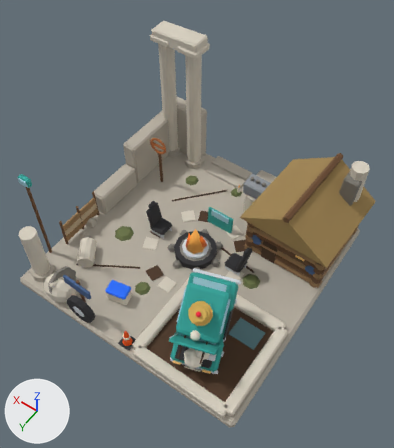
The FBX model client/CultOfComfort.Unity/Assets/Resources/Art/Models/hearth_l2.fbx, before and after one commit.
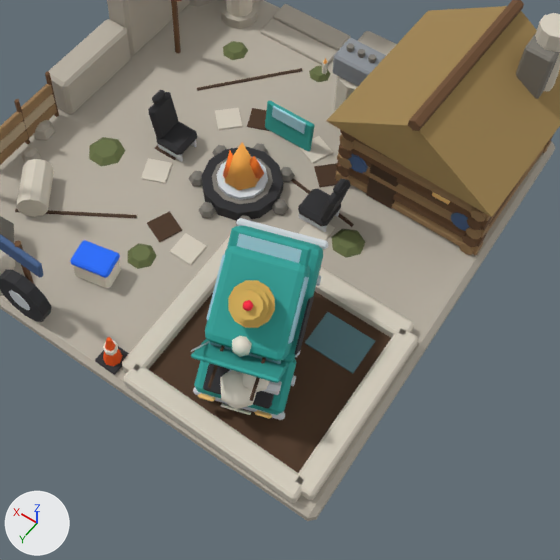
There are two pictures of each version: one whole from a 50 mm lens placed at (-2.76, 3.83, 6.87), pointed at (-0.14, 0.16, 1.11), one close up on the part from 17% to 92% of the width and 34% to 100% of the height. Arrows for +X, +Y and +Z are at lower left; the lights stay in place. The older version's two pictures come first. Where no turn or scale is listed for an object, it has been applied to the vertices. Vertices at exactly the same position are counted once.

The scene before the commit, as lines of its bpy script (objects in view):
```python
me_bonnetup = bpy.data.meshes.new('BonnetUp')
me_bonnetup.from_pydata(...)  # 24 vertices, 26 faces; spans x -0.351..0.272, y -0.088..0.331, z -0.002..0.267
me_bonnetup.materials.append(mat_palette)  # picture img_palette_png
me_bootopen = bpy.data.meshes.new('BootOpen')
me_bootopen.from_pydata(...)  # 44 vertices, 46 faces; spans x -0.312..0.251, y -0.089..0.277, z -0.304..-0.007
me_bootopen.materials.append(mat_palette)  # picture img_palette_png
me_ruin = bpy.data.meshes.new('Ruin')
me_ruin.from_pydata(...)  # 2779 vertices, 2546 faces; spans x -1.89..1.9, y -1.87..1.87, z 0.0..2.56
me_ruin.materials.append(mat_palette)  # picture img_palette_png
ob_bonnetup = bpy.data.objects.new('BonnetUp', me_bonnetup)
ob_bonnetup.location = (-0.991, 1.332, 0.64)
ob_bootopen = bpy.data.objects.new('BootOpen', me_bootopen)
ob_bootopen.location = (-0.832, 0.84, 1.252)
ob_ruin = bpy.data.objects.new('Ruin', me_ruin)
ob_ruin.location = (0.0, 0.0, 0.0)
# also in view: 'Steam' at (-1.08, 1.48, 0.62); 'TimeMachine' at (-0.89, 1.08, 0.72); 'Fire' at (0.0, -0.01, 0.51)
```
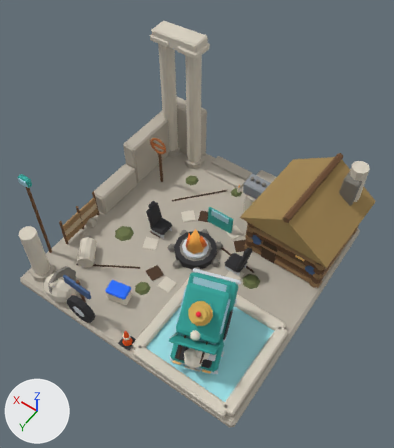
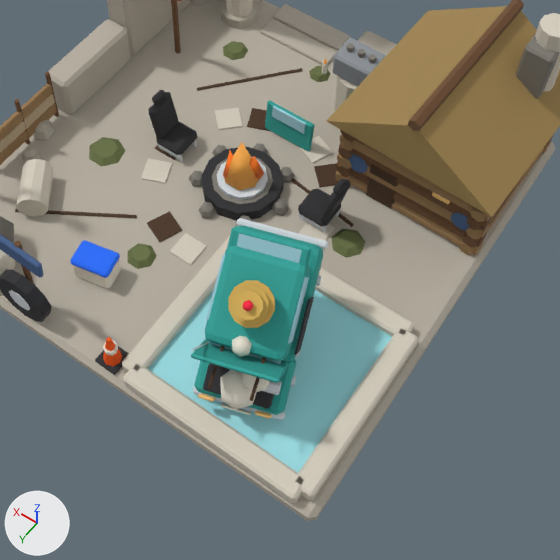
Patch to the scene script:
```diff
--- a/client/CultOfComfort.Unity/Assets/Resources/Art/Models/hearth_l2.fbx.py
+++ b/client/CultOfComfort.Unity/Assets/Resources/Art/Models/hearth_l2.fbx.py
@@ me_ruin @@
 # used by ob_ruin; location = (0.0, 0.0, 0.0)
-me_ruin.from_pydata(...)  # 2779 vertices, 2546 faces; spans x -1.89..1.9, y -1.87..1.87, z 0.0..2.56
+me_ruin.from_pydata(...)  # 2763 vertices, 2534 faces; spans x -1.89..1.9, y -1.87..1.87, z 0.0..2.56
+# me_ruin part 1: the loose piece of 8 vertices spanning x -1.55..-1.15, y 0.55..0.85, z 0.17..0.18 is deleted
+# me_ruin part 2: the loose piece of 8 vertices spanning x -1.64..-0.38, y 0.46..1.67, z 0.13..0.17 is deleted
 me_ruin.materials.append(mat_palette)
@@ me_poolwater @@
+me_poolwater.from_pydata(...)  # a box spanning x -1.64..-0.38, y 0.46..1.67, z 0.15..0.19
+me_poolwater.materials.append(mat_palette)  # picture img_palette_png
@@ ob_poolwater @@
+ob_poolwater = bpy.data.objects.new('PoolWater', me_poolwater)
+ob_poolwater.location = (0.0, 0.0, 0.0)
```

Where the change shows, as pixel boxes [x1, y1, x2, y2] in the close-ups (560 x 560 px):
'PoolWater', added (cyan): after [148, 290, 392, 473]
part 1 of me_ruin, deleted (cyan): before [305, 312, 375, 374]
part 2 of me_ruin, deleted (brown): before [148, 291, 391, 473]
